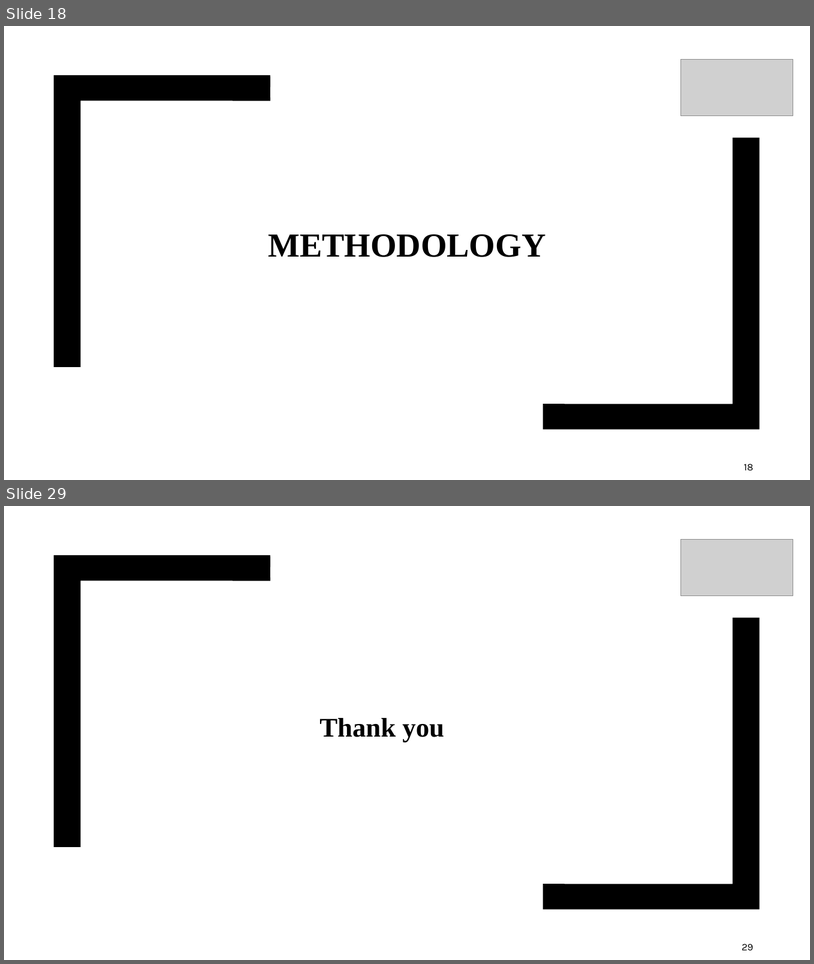
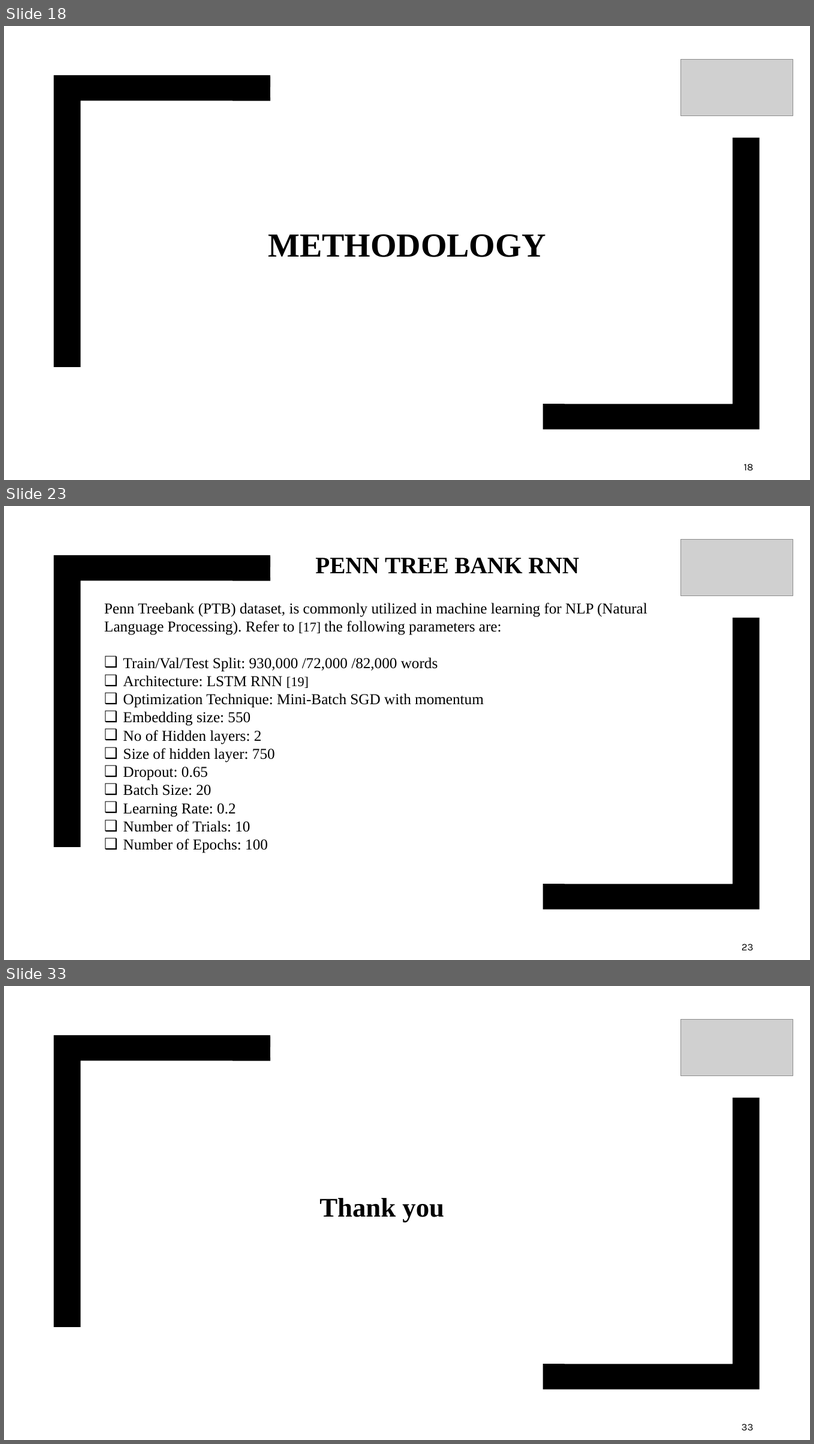
Before and after one commit to Umairnu/Research-Thesis-MS, a slide deck: Proposal and ppt/Tanhexp [Autosaved].pptx. Shown one above the other, each under a label of ours: slides 18 and 29 before the commit, slides 18, 23 and 33 after it; the slides between them are not shown. The pictures are 814x964 and 814x1444 pixels, drawn with LibreOffice and Linux fonts; fonts in the diff are those of the drawing; grey boxes stand for pictures. Boxes give left, top, right and bottom in pixels: in the first picture for what was removed or moved away, otherwise in the second. Text is boxed around its words. In the diff, an @@ line names an element or a change of style, - is before the commit and + after.

```diff
--- a/Proposal and ppt/Tanhexp [Autosaved].pptx
+++ b/Proposal and ppt/Tanhexp [Autosaved].pptx
@@ slide 23 added at [4,506,810,960], background #FFFFFF; not listed: 2 template elements that a slide beside it also shows @@
@@ picture added at [681,539,793,595] @@
@@ title added at [315,558,579,573], 28 pt, text #000000, bold @@
+PENN TREE BANK RNN
@@ text added at [104,603,648,853], 18 pt, text #000000 @@
+Penn Treebank (PTB) dataset, is commonly utilized in machine learning for NLP (Natural Language Processing). Refer to [17] the following parameters are:
+❑ Train/Val/Test Split: 930,000 /72,000 /82,000 words
+❑ Architecture: LSTM RNN [19]
+❑ Optimization Technique: Mini-Batch SGD with momentum
+❑ Embedding size: 550
+❑ No of Hidden layers: 2
+❑ Size of hidden layer: 750
+❑ Dropout: 0.65
+❑ Batch Size: 20
+❑ Learning Rate: 0.2
+❑ Number of Trials: 10
+❑ Number of Epochs: 100
@@ page number added at [742,943,754,951], 12 pt, text #000000 @@
+23
@@ what was slide 29 is now slide 33 @@
@@ page number at [742,1423,754,1431]: text changed @@
-29
+33
```
Also in this commit, not shown: 15 slides changed, 11 other slides added, 8 slides removed, 3 other files.
